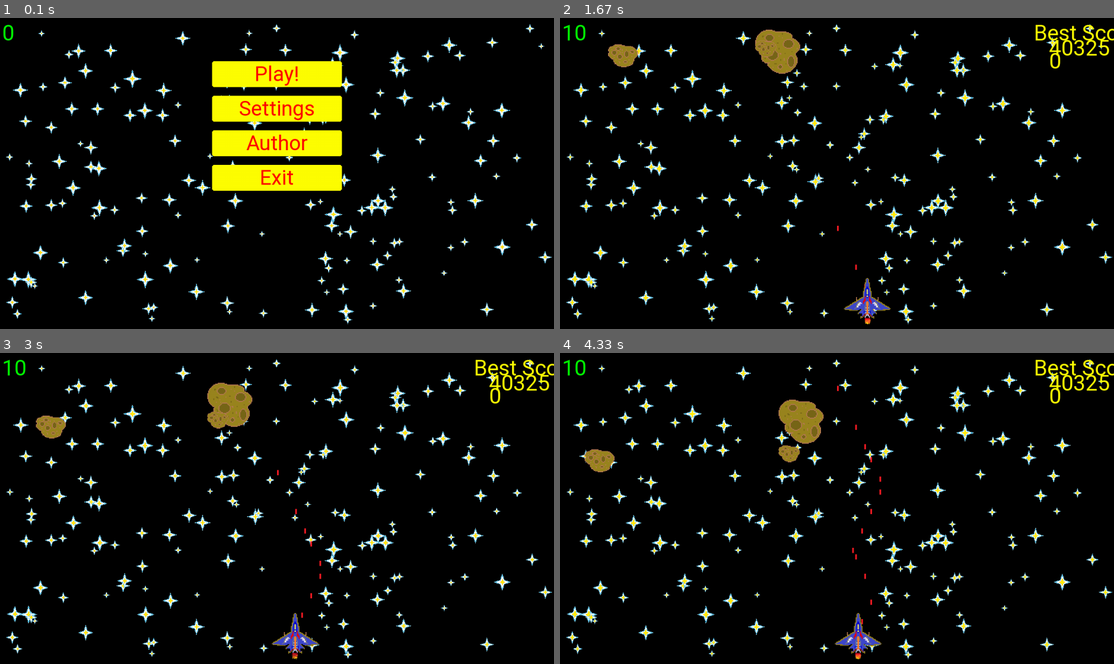
Above: before the commit, frames 1-4 (two rows, left to right).
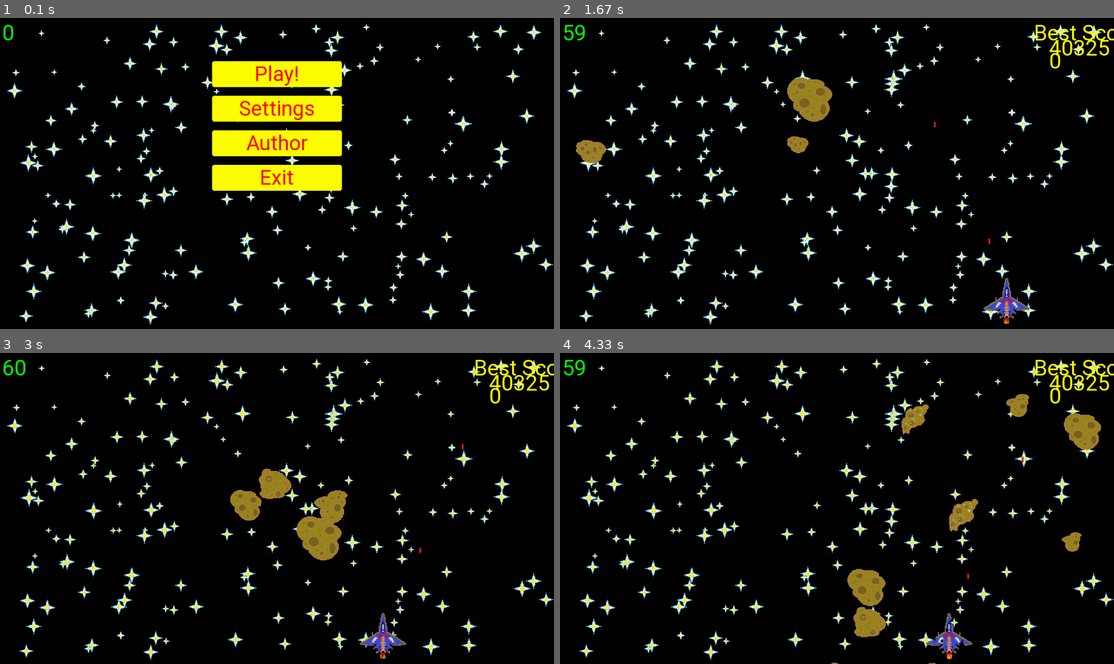
Above: after the commit, the same moments.

Repository: UrazaevR/PyGame_Lyceum
Game: pygame game, started from main.py
Same seed, same stepped clock (60 frames per second), same inputs: the game is played once before the commit and once after it.
Inputs (mouse positions are in pixels of both pictures, inside the frame that each line leads up to):
- Up to frame 1 (0.1 s): no input
- Up to frame 2 (1.67 s): press the mouse at (837, 73) at 0.37 s; move the mouse to (859, 86) at 0.47 s; release the mouse at (886, 98) at 0.6 s; hold Space 0.67-1.13 s; hold Right 0.67-1.13 s; move the mouse to (814, 89) at 0.7 s; hold Right 1.17-1.63 s; move the mouse to (886, 92) at 1.2 s; tap Space at 1.23, 1.53 s
- Up to frame 3 (3 s): hold Right 1.67-2.13 s; move the mouse to (204, 530) at 1.7 s; tap Space at 1.73, 2.03, 2.23, 2.53, 2.8 s; hold Left 2.17-2.7 s; move the mouse to (487, 626) at 2.2 s; hold Left from 2.73 s (still down); move the mouse to (110, 415) at 2.77 s
- Up to frame 4 (4.33 s): tap Space at 3.1, 3.23, 3.53, 3.9, 4.2 s; release Left at 3.13 s; hold Right 3.17-3.8 s; move the mouse to (825, 620) at 3.2 s; hold Left 3.83-4.3 s; move the mouse to (632, 486) at 3.87 s

The runs differ from the first frame. In frame 1, 8.3% of the frame differs, in the area x 1-100%, y 1-99%; in frame 2, 12%; in frame 3, 13%; in frame 4, 14%, in the area x 0-100%, y 1-100%.

Commit message:
v 1.0.3
There is a new system for calculating the time of appearance of enemies and meteorites. There are also captions to the settings.

Diff:
--- a/PyGameWidgets.py
+++ b/PyGameWidgets.py
@@ -3,10 +3,11 @@
 
 class GameButton:
     """Виджет кнопки, написанный для PyGame"""
-    def __init__(self, screen: pygame.Surface, size: tuple[int, int]=(100, 50),
-                 coors: tuple[int, int]=(0, 0), text: str='Button', border_radius: int=0,
-                 color: str='white', bordercolor: str='black',
-                 font: str="Roboto Condensed", font_size: int=50, text_color: str='black'):
+
+    def __init__(self, screen: pygame.Surface, size: tuple[int, int] = (100, 50),
+                 coors: tuple[int, int] = (0, 0), text: str = 'Button', border_radius: int = 0,
+                 color: str = 'white', bordercolor: str = 'black',
+                 font: str = "Roboto Condensed", font_size: int = 50, text_color: str = 'black'):
         self.border_radius = border_radius
         self.screen = screen
         self.font_size = font_size
@@ -69,15 +70,16 @@
         self.x, self.y = self.coors = [x, y]
         self.update()
 
-    def set_visible(self, flag: bool=True) -> None:
+    def set_visible(self, flag: bool = True) -> None:
         """Функция меняет флаг отвечающий отрисовку на значение аргумента (по-умолчанию True)"""
         self.is_visible = flag
 
 
 class GameSlider:
     """Виджет слайдера, написанный для PyGame"""
-    def __init__(self, screen: pygame.Surface, x: int=0, y: int=0, width: int=100, height: int=4,
-                 value: int=0, max_value: int=100, min_value: int=0,
+
+    def __init__(self, screen: pygame.Surface, x: int = 0, y: int = 0, width: int = 100, height: int = 4,
+                 value: int = 0, max_value: int = 100, min_value: int = 0,
                  cickle_color='blue', color='white', bar_color='white'):
         self.screen = screen
         self.coors = self.x, self.y = x, y
@@ -136,7 +138,7 @@
                 if event.type == pygame.MOUSEBUTTONUP:
                     self.drag = False
 
-    def set_visible(self, flag: bool=True) -> None:
+    def set_visible(self, flag: bool = True) -> None:
         """Функция меняет флаг отвечающий отрисовку на значение аргумента (по-умолчанию True)"""
         self.is_visible = flag
 
@@ -146,3 +148,54 @@
             self.function = function
         else:
             raise TypeError
+
+
+class GameLabel:
+    """Виджет текстовой метки, написанный для PyGame"""
+
+    def __init__(self, screen: pygame.Surface, size: tuple[int, int] = (100, 50),
+                 coors: tuple[int, int] = (0, 0), text: str = 'Label',
+                 color: str = 'white', font: str = "Roboto Condensed", font_size: int = 50):
+        self.screen = screen
+        self.font_size = font_size
+        self.font = font
+        self.width, self.height = self.size = size
+        self.x, self.y = self.coors = coors
+        self.text = text
+        self.color = pygame.Color(color)
+        self.is_visible = True
+        self.font_set()
+        self.update()
+
+    def set_text(self, text: str) -> None:
+        """Функция для изменения текста виджета"""
+        self.text = text
+        self.font_set()
+
+    def font_set(self) -> None:
+        """Функция делает перерасчет размера шрифта так, чтобы тест полностью влез в виджет"""
+        letter = pygame.font.SysFont(self.font, self.font_size).render(self.text, True, self.color)
+        rect = letter.get_rect()
+        while rect.height >= self.height - 2 or rect.width >= self.width - 2:
+            self.font_size -= 1
+            letter = pygame.font.SysFont(self.font, self.font_size).render(self.text, True, self.color)
+            rect = letter.get_rect()
+
+    def update(self) -> None:
+        if self.is_visible:
+            letter = pygame.font.SysFont(self.font,
+                                         self.font_size).render(self.text, True, self.color)
+            t_x = (self.width - letter.get_width()) // 2 + self.x
+            t_y = (self.height - letter.get_height()) // 2 + self.y
+            self.screen.blit(letter, (t_x, t_y))
+
+    def get_events(self, events: list[pygame.event.Event]) -> None:
+        """Функция заглушка - GameLabel не обрабатывает события"""
+
+    def move(self, x: int, y: int) -> None:
+        self.x, self.y = self.coors = [x, y]
+        self.update()
+
+    def set_visible(self, flag: bool = True) -> None:
+        """Функция меняет флаг отвечающий отрисовку на значение аргумента (по-умолчанию True)"""
+        self.is_visible = flag
--- a/Settings.ini
+++ b/Settings.ini
@@ -1,4 +1,4 @@
 [Setting]
-music_volume = 10
-sound_volume = 4
+music_volume = 6
+sound_volume = 33
 best_score = 40325
--- a/Sprites.py
+++ b/Sprites.py
@@ -157,7 +157,8 @@
         self.cut_sheet(sheet, columns, rows)
         self.cur_frame = 0
         self.rect = self.rect.move(x, y)
-        self.flame = Flame(self.game, load_image('img/Flames.png', -1, 0.3), 12, 1, self.rect.centerx - 11, self.rect.centery + 48)
+        self.flame = Flame(self.game, load_image('img/Flames.png', -1, 0.3),
+                           12, 1, self.rect.centerx - 11, self.rect.centery + 48)
         self.game.player_and_enemy_group.add(self.flame)
         self.update()
 
@@ -220,12 +221,13 @@
         self.lazer_sound = pygame.mixer.Sound('data/sounds/Laser_Shoot.wav')
         self.cut_sheet(sheet, columns, rows)
         self.cur_frame = 0
-        self.d_pos = [-2, -2, -2, -2, -2, -2, -2, -2, -2, -2, -2, -2, -2, -2, -2, -2, -2, -2, -2, -2, -2, -2, -2, -2,
-                      +2, +2, +2, +2, +2, +2, +2, +2, +2, +2, +2, +2, +2, +2, +2, +2, +2, +2, +2, +2, +2, +2, +2, +2]
+        self.d_pos = [-1, -1, -1, -1, -1, -1, -1, -1, -1, -1, -1, -1, -1, -1, -1, -1, -1, -1, -1, -1, -1, -1, -1, -1,
+                      +1, +1, +1, +1, +1, +1, +1, +1, +1, +1, +1, +1, +1, +1, +1, +1, +1, +1, +1, +1, +1, +1, +1, +1]
         self.cur_pos = 0
         self.lvl = random.randint(1, 3)
         self.rect = self.rect.move(x, y)
-        self.flame = Flame(self.game, load_image('img/Flames_for_Enemy.png', -1, 0.3), 12, 1, self.rect.centerx - 11, self.rect.centery - 65)
+        self.flame = Flame(self.game, load_image('img/Flames_for_Enemy.png', -1, 0.3),
+                           12, 1, self.rect.centerx - 11, self.rect.centery - 65)
         self.game.player_and_enemy_group.add(self.flame)
         self.update()
 
@@ -244,7 +246,8 @@
             self.lvl = 3
         weapon_points = {1: [[self.rect.centerx, self.rect.centery]],
                          2: [[self.rect.centerx - 10, self.rect.centery], [self.rect. centerx + 10, self.rect.centery]],
-                         3: [[self.rect.centerx, self.rect.centery], [self.rect.centerx - 20, self.rect.centery], [self.rect.centerx + 20, self.rect.centery]]}
+                         3: [[self.rect.centerx, self.rect.centery], [self.rect.centerx - 20, self.rect.centery],
+                             [self.rect.centerx + 20, self.rect.centery]]}
         for point in weapon_points[self.lvl]:
             Lazer(self.game, load_image('img/Lazer.png', -1), 1, 1, point[0] - 6, point[-1], 'down', 'enemy')
         self.lazer_sound.set_volume(self.game.get_sound_volume() / 100)
@@ -264,7 +267,7 @@
             self.flame.kill()
             self.kill()
         if x is not None:
-            if x - 15 <= self.rect.centerx <= x + 15:
+            if x - 50 <= self.rect.centerx <= x + 50:
                 self.atack()
         self.rect.x += self.d_pos[self.cur_pos]
         self.flame.rect.x += self.d_pos[self.cur_pos]
--- a/main.py
+++ b/main.py
@@ -1,7 +1,8 @@
+import pygame
+
 from config_manager import *
 from PyGameWidgets import *
 from Sprites import *
-
 
 pygame.init()
 clock = pygame.time.Clock()
@@ -13,6 +14,7 @@
     которые по сути можно было определить вне класса в мэйне
     P.S. Очень люблю библиотеку PyQt, поэтому попытался привести PyGame к чему-то подобному,
     отсюда схожые методы у виджетов и впринципе обилие классов"""
+
     def __init__(self):
         pygame.init()
         self.all_sprites = pygame.sprite.Group()
@@ -33,33 +35,42 @@
         Border(self, infoObject.current_w + 100, 1, infoObject.current_w + 100, infoObject.current_h + 100)
         stars_coors = []
         for i in range(170):
-            x, y = random.randrange(10, self.width - 32, 15), random.randrange(10, self.height - 32, 15)
+            x, y = (random.randrange(10, self.width - 32, 15),
+                    random.randrange(10, self.height - 32, 15))
             while [x, y] in stars_coors:
-                x, y = random.randrange(10, self.width - 32, 15), random.randrange(10, self.height - 32, 15)
+                x, y = (random.randrange(10, self.width - 32, 15),
+                        random.randrange(10, self.height - 32, 15))
             stars_coors.append([x, y])
-            star = Star(load_image('img/Stars.png', resize=random.uniform(0.3, 0.8), colorkey=-1), 3, 1, x, y)
+            star = Star(load_image('img/Stars.png', resize=random.uniform(0.3, 0.8), colorkey=-1),
+                        3, 1, x, y)
             self.stars.add(star)
         self.running = True
         self.playing = False
         self.player = None
         self.screens = {}
         self.btn_cont = GameButton(self.win, (300, 60), ((self.width - 300) // 2, 20),
-                                   'Continue the game!', 5, 'yellow', 'yellow', text_color='Red')
+                                   'Continue the game!', 5, 'yellow', 'yellow',
+                                   text_color='Red')
         self.btn_play = GameButton(self.win, (300, 60), ((self.width - 300) // 2, 100),
                                    'Play!', 5, 'yellow', 'yellow', text_color='Red')
         self.btn_set = GameButton(self.win, (300, 60), ((self.width - 300) // 2, 180),
                                   'Settings', 5, 'yellow', 'yellow', text_color='Red')
         self.btn_set.connect(self.settings)
         self.btn_author = GameButton(self.win, (300, 60), ((self.width - 300) // 2, 260),
-                                     'Author', 5, 'yellow', 'yellow', text_color='Red')
+                                     'Author', 5, 'yellow', 'yellow',
+                                     text_color='Red')
         self.btn_exit = GameButton(self.win, (300, 60), ((self.width - 300) // 2, 340),
                                    'Exit', 5, 'yellow', 'yellow', text_color='Red')
-        self.btn_back = GameButton(self.win, (300, 60), ((self.width - 300) // 2, 340),
+        self.btn_back = GameButton(self.win, (300, 60), ((self.width - 300) // 2, 440),
                                    'Back', 5, 'yellow', 'yellow', text_color='Red')
         self.btn_back.connect(self.back)
-        self.music_volume = GameSlider(self.win, (self.width - 300) // 2, 100, 300, bar_color='red',
+        self.music_label = GameLabel(self.win, (300, 50), ((self.width - 300) // 2, 100),
+                                     text=f'Music volume: {self.get_music_volume()}', color='yellow')
+        self.music_volume = GameSlider(self.win, (self.width - 300) // 2, 170, 300, bar_color='red',
                                        value=int(read_set('music_volume')), color='yellow', cickle_color='red')
-        self.sound_volume = GameSlider(self.win, (self.width - 300) // 2, 200, 300, bar_color='red',
+        self.sound_label = GameLabel(self.win, (300, 50), ((self.width - 300) // 2, 240),
+                                     text=f'Sound volume: {self.get_sound_volume()}', color='yellow')
+        self.sound_volume = GameSlider(self.win, (self.width - 300) // 2, 310, 300, bar_color='red',
                                        value=int(read_set('sound_volume')), color='yellow', cickle_color='red')
         self.music_volume.connect(self.change_music_volume)
         self.sound_volume.connect(self.change_sound_volume)
@@ -79,10 +90,11 @@
         self.screens['main'].append(self.btn_exit)
         self.screens['settings'] = []
         self.screens['settings'].append(self.btn_back)
+        self.screens['settings'].append(self.music_label)
         self.screens['settings'].append(self.music_volume)
+        self.screens['settings'].append(self.sound_label)
         self.screens['settings'].append(self.sound_volume)
         self.score = 0
-        self.i = 0
 
     def play(self) -> None:
         """Функция начала новой игры.
@@ -92,7 +104,9 @@
         self.player_and_enemy_group.empty()
         self.enemies.empty()
         self.atack_group.empty()
-        self.player = Player(self, load_image('img/Player.png', -1, 2), 3, 1, (self.width - 128) // 2, self.height - 140)
+        self.player = Player(self, load_image('img/Player.png', -1, 2),
+                             3, 1, (self.width - 128) // 2,
+                             self.height - 140)
         self.player_and_enemy_group.add(self.player)
         self.playing = True
 
@@ -111,11 +125,13 @@
     def change_music_volume(self, value: float) -> None:
         """Функция для изменения значения громкости музыки и сохранения ее нового значения"""
         save_conf('music_volume', str(int(value)))
+        self.music_label.set_text(f'Music volume: {int(value)}')
         self.music.set_volume(value / 100)
 
     def change_sound_volume(self, value: float) -> None:
         """Функция для изменения значения громкости звука и сохранения ее нового значения"""
         save_conf('sound_volume', str(int(value)))
+        self.sound_label.set_text(f'Sound volume: {int(value)}')
 
     def get_music_volume(self) -> int:
         """Функция, которая возвращает текущее значение громкости музыки"""
@@ -130,33 +146,39 @@
         self.playing = False
         self.btn_cont.set_visible()
 
+    def meteor_spawn(self) -> None:
+        """Функция спавнит некоторое количество метеоритов, в зависимости от числа очков игрока"""
+        met_coors = []
+        for i in range(3 * (1 + self.score // 10000)):
+            x = random.randrange(15, self.width - 74, 10)
+            while x in met_coors:
+                x = random.randrange(15, self.width - 74, 10)
+            met_coors.append(x)
+            self.player_and_enemy_group.add(
+                Meteor(self, load_image(f'img/Meteor{random.randint(1, 5)}.png', -1,
+                                        random.uniform(1, 2)), 1, 1, x))
+
+    def enemy_spawn(self) -> None:
+        """Функция спавнит врага в рандомной точке вверху экрана"""
+        x = random.randint(40, self.width - 104)
+        e = Enemy(self, load_image(f'img/Enemy_plane{random.randint(1, 3)}.png', -1, 2),
+                  3, 1, x, 20)
+        self.player_and_enemy_group.add(e)
+        self.enemies.add(e)
+
     def run(self) -> None:
         """Основная функция класса Game
         Внутри находится основной цикл, в котором рисуется все приложение, а также главный игровой цикл"""
+        METEOR_SPAWN_EVENT = pygame.USEREVENT + 1
+        ENEMY_SPAWN_EVENT = pygame.USEREVENT + 2
+        STARS_UPDATE_EVENT = pygame.USEREVENT + 3
+        ENEMY_UPDATE_EVENT = pygame.USEREVENT + 4
+        pygame.time.set_timer(METEOR_SPAWN_EVENT, max(250, int(-0.1 * self.score + 1000)))
+        pygame.time.set_timer(ENEMY_SPAWN_EVENT, max(500, int(-0.8 * self.score + 10000)))
+        pygame.time.set_timer(STARS_UPDATE_EVENT, 500)
+        pygame.time.set_timer(ENEMY_UPDATE_EVENT, 200)
         while self.running:
-            self.i += 1
-            if self.i == 1001:
-                self.i = 0
             self.win.fill(pygame.Color('black'))
-            if self.i % 12 == 0:
-                self.stars.update()
-            if self.playing and self.i % 33 == 0:
-                met_coors = []
-                for i in range(3 * (1 + self.score // 10000)):
-                    x = random.randrange(15, self.width - 74, 10)
-                    while x in met_coors:
-                        x = random.randrange(15, self.width - 74, 10)
-                    met_coors.append(x)
-                    self.player_and_enemy_group.add(Meteor(self,
-                                                           load_image(f'img'
-                                                                      f'/Meteor{random.randint(1, 5)}.png', -1,
-                                                                      random.uniform(1, 2)),
-                                                           1, 1, x))
-            if self.playing and self.i % 400 == 0 and self.score >= 2500:
-                x = random.randint(40, self.width - 104)
-                e = Enemy(self, load_image(f'img/Enemy_plane{random.randint(1, 3)}.png', -1, 2), 3, 1, x, 20)
-                self.player_and_enemy_group.add(e)
-                self.enemies.add(e)
             self.stars.draw(self.win)
             events = pygame.event.get()
             if not self.playing:
@@ -164,12 +186,12 @@
                     widget.get_events(events)
                     widget.update()
             for event in events:
+                if event.type == STARS_UPDATE_EVENT:
+                    self.stars.update()
                 if event.type == pygame.QUIT:
                     pygame.quit()
                     quit(0)
             if self.playing:
-                if self.i % 6 == 0:
-                    self.enemies.update(self.player.rect.centerx)
                 if self.player.hp <= 0:
                     self.playing = False
                     self.btn_cont.set_visible(False)
@@ -179,6 +201,12 @@
                             self.pause()
                         if event.key == pygame.K_SPACE:
                             self.player.atack()
+                    elif event.type == METEOR_SPAWN_EVENT:
+                        self.meteor_spawn()
+                    elif event.type == ENEMY_SPAWN_EVENT:
+                        self.enemy_spawn()
+                    elif event.type == ENEMY_UPDATE_EVENT:
+                        self.enemies.update(self.player.rect.centerx)
                 if pygame.key.get_pressed()[pygame.K_LEFT]:
                     if self.player.rect.x > 0:
                         self.player.update(-7, 0)
@@ -189,18 +217,18 @@
                 self.atack_group.update()
                 self.atack_group.draw(self.win)
                 self.player_and_enemy_group.draw(self.win)
-                self.win.blit(self.font.render('Best Score', True, 'yellow'), (self.width - 185, 5))
-                self.win.blit(self.font.render(read_set('best_score'), True, 'yellow'), (self.width - 150, 40))
-                self.win.blit(self.font.render(str(self.score), True, 'yellow'), (self.width - 150, 70))
+                self.win.blit(self.font.render('Best Score', True, 'yellow'),
+                              (self.width - 185, 5))
+                self.win.blit(self.font.render(read_set('best_score'), True, 'yellow'),
+                              (self.width - 150, 40))
+                self.win.blit(self.font.render(str(self.score), True, 'yellow'),
+                              (self.width - 150, 70))
             FPS = int(clock.get_fps())
             self.win.blit(self.font.render(str(FPS), True, 'green'), (5, 5))
             if self.score > int(read_set('best_score')):
                 save_conf('best_score', str(self.score))
             pygame.display.update()
-            fps = 10 * (self.score / 1000 + 1)
-            if fps > 60 or not self.playing:
-                fps = 60
-            clock.tick(int(fps))
+            clock.tick(60)
 
     def kill(self) -> None:
         """Функция для выхода из игры в целом
